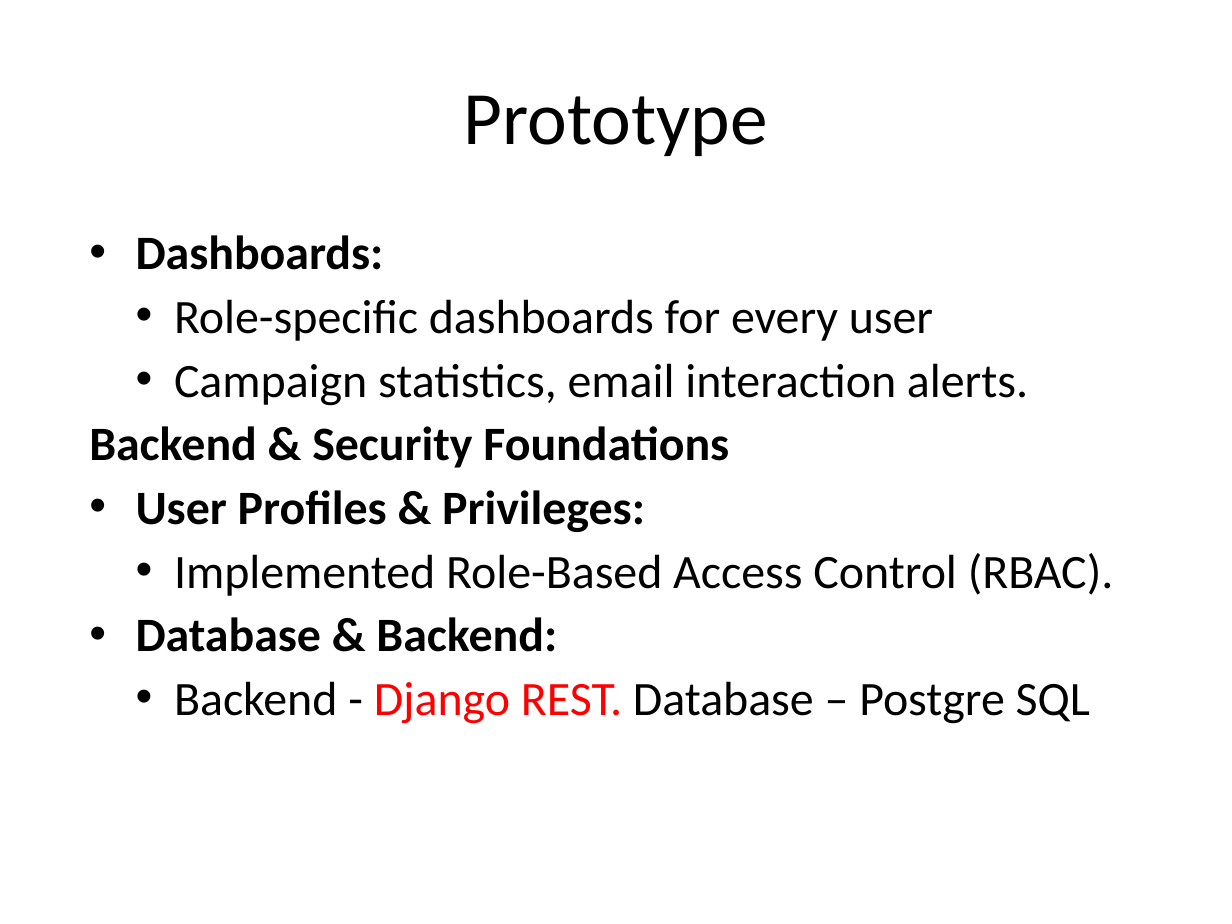
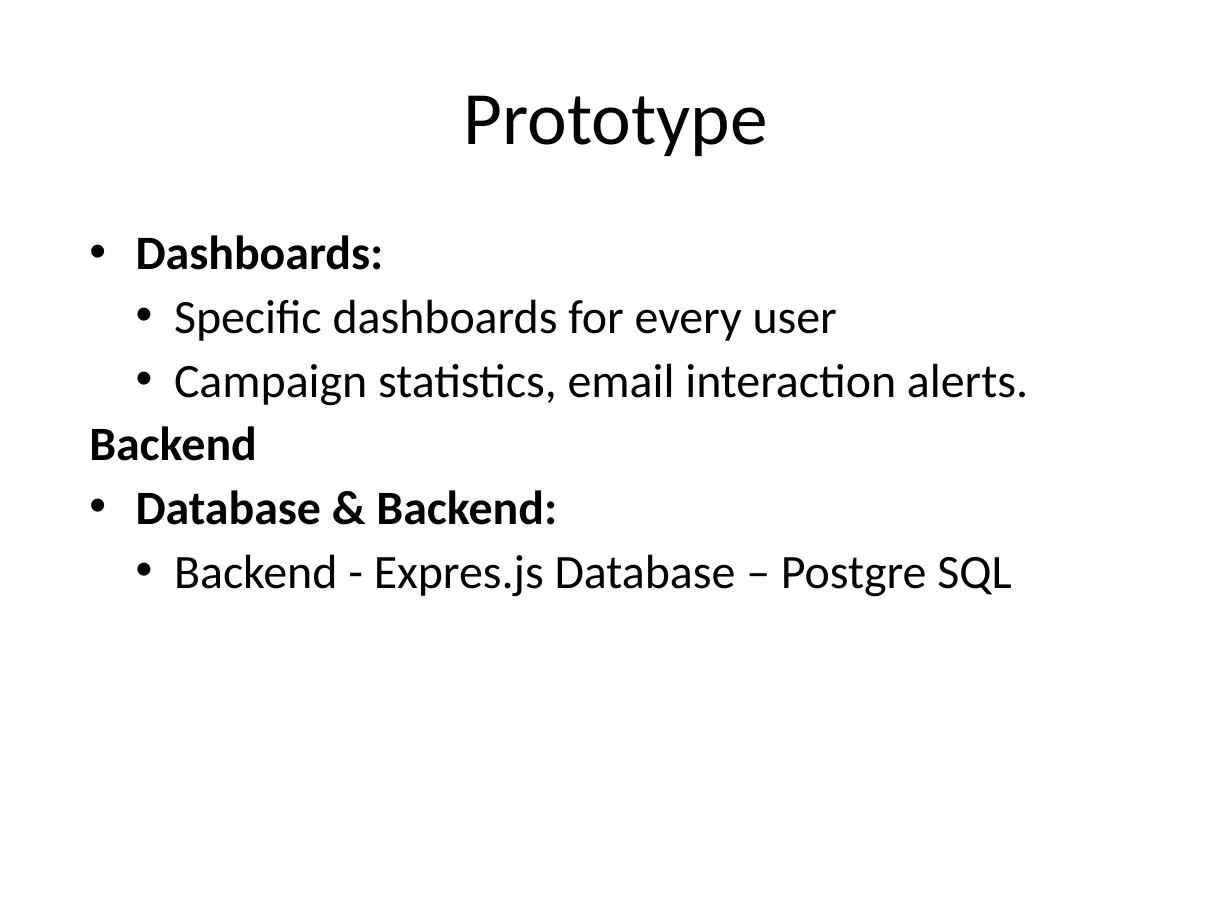
Before and after one commit to xhani890/PhishNet, a slide deck: slide 45 of Documentation/Templates/Template #7/Template #7 - Final Project Presentation - 8.0.pptx (slide 48 before the commit). Drawn at 1232x924 pixels with LibreOffice and Linux fonts; fonts in the diff are those of the drawing; background and template pictures are left out. Boxes give left, top, right and bottom in pixels: in the first picture for what was removed or moved away, otherwise in the second. Text is boxed around its words. In the diff, an @@ line names an element or a change of style, - is before the commit and + after.

```diff
--- a/Documentation/Templates/Template #7/Template #7 - Final Project Presentation - 8.0.pptx
+++ b/Documentation/Templates/Template #7/Template #7 - Final Project Presentation - 8.0.pptx
@@ text at [174, 299, 837, 341]: text changed @@
-  • Role-specific dashboards for every user
+  • Specific dashboards for every user
@@ text at [89, 426, 257, 461]: text changed @@
-Backend & Security Foundations
-• User Profiles & Privileges:
-  • Implemented Role-Based Access Control (RBAC).
+Backend
@@ text at [174, 554, 1011, 597]: text changed @@
-  • Backend - Django REST. Database – Postgre SQL
+  • Backend - Expres.js Database – Postgre SQL
```
Also in this commit, not shown: 29 other slides changed, 1 slide added, 4 slides removed.
